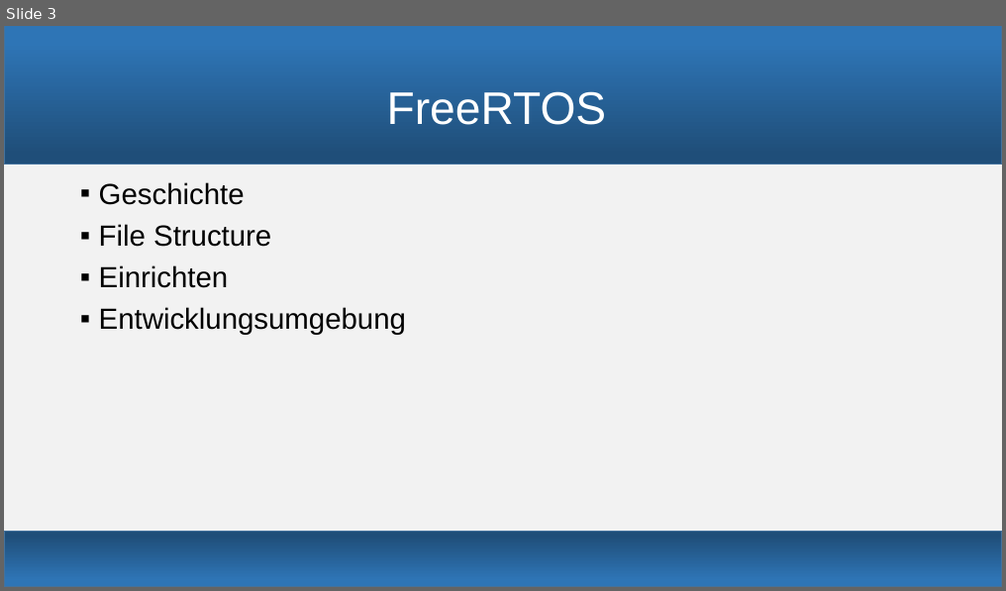
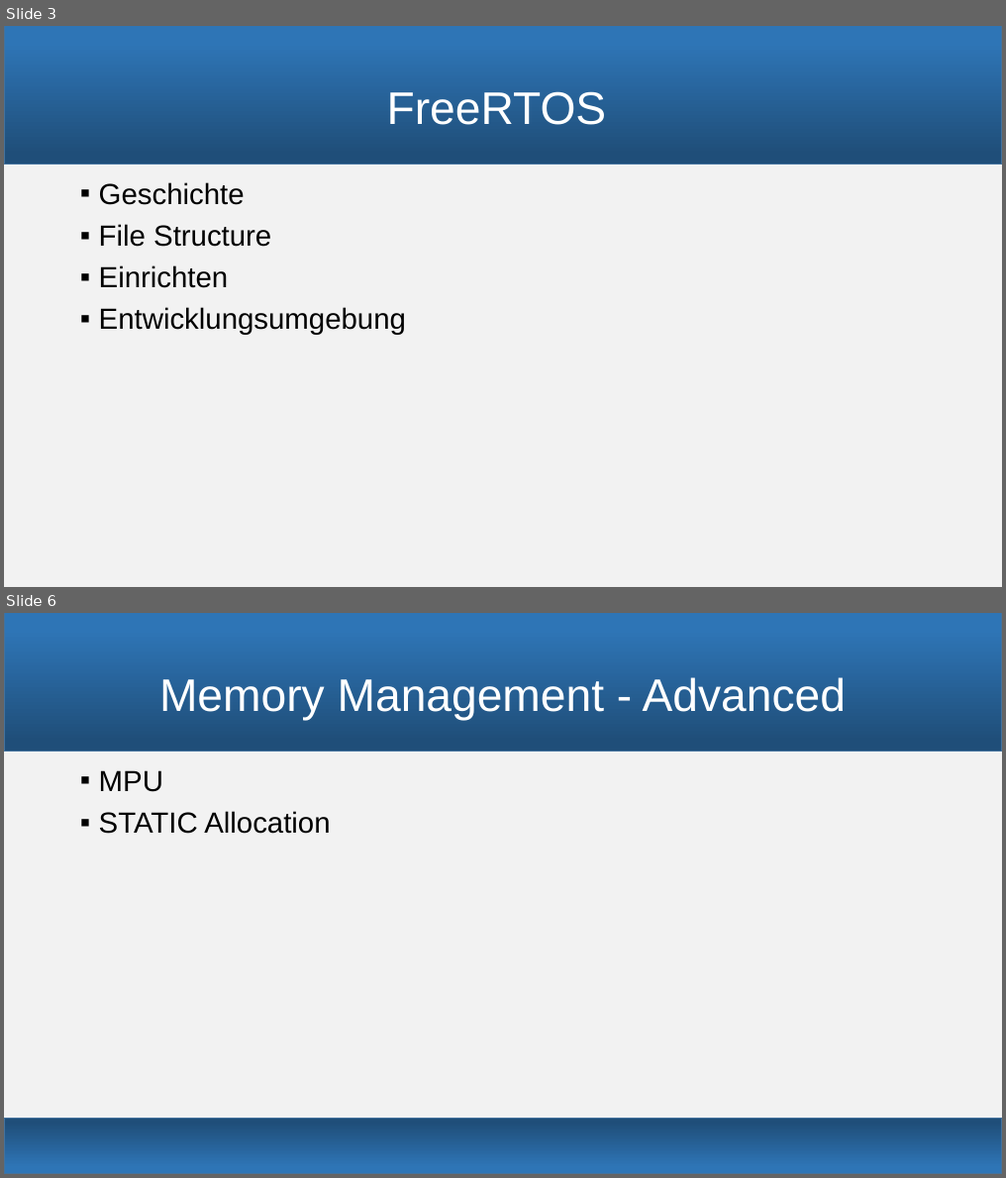
Before and after one commit to snobz/Seminar_BS_2017, a slide deck: Päsi/Seminar Betriebssysteme.pptx. Shown one above the other, each under a label of ours: slide 3 before the commit, slides 3 and 6 after it; the slides between them are not shown. The pictures are 1006x591 and 1006x1178 pixels, drawn with LibreOffice and Linux fonts; fonts in the diff are those of the drawing. Boxes give left, top, right and bottom in pixels: in the first picture for what was removed or moved away, otherwise in the second. Text is boxed around its words. In the diff, an @@ line names an element or a change of style, - is before the commit and + after.

```diff
--- a/Päsi/Seminar Betriebssysteme.pptx
+++ b/Päsi/Seminar Betriebssysteme.pptx
@@ slide 6 added at (x1=4, y1=613, x2=1002, y2=1174), background #F2F2F2; not listed: 1 template element that a slide beside it also shows @@
@@ title added at (x1=159, y1=677, x2=846, y2=721), 44 pt, text #FFFFFF @@
+Memory Management - Advanced
@@ text added at (x1=99, y1=770, x2=330, y2=834), 28 pt, text #000000 @@
+▪ MPU
+▪ STATIC Allocation
@@ rectangle added at (x1=4, y1=1119, x2=1002, y2=1174), fill gradient #1F4E79 to #2E75B6, outline #43739E 1 pt @@
@@ slide 3 changed as well @@
@@ rectangle removed at (x1=4, y1=532, x2=1002, y2=587) @@
```
Also in this commit, not shown: 8 other slides changed, 1 other slide added, 2 other files.
